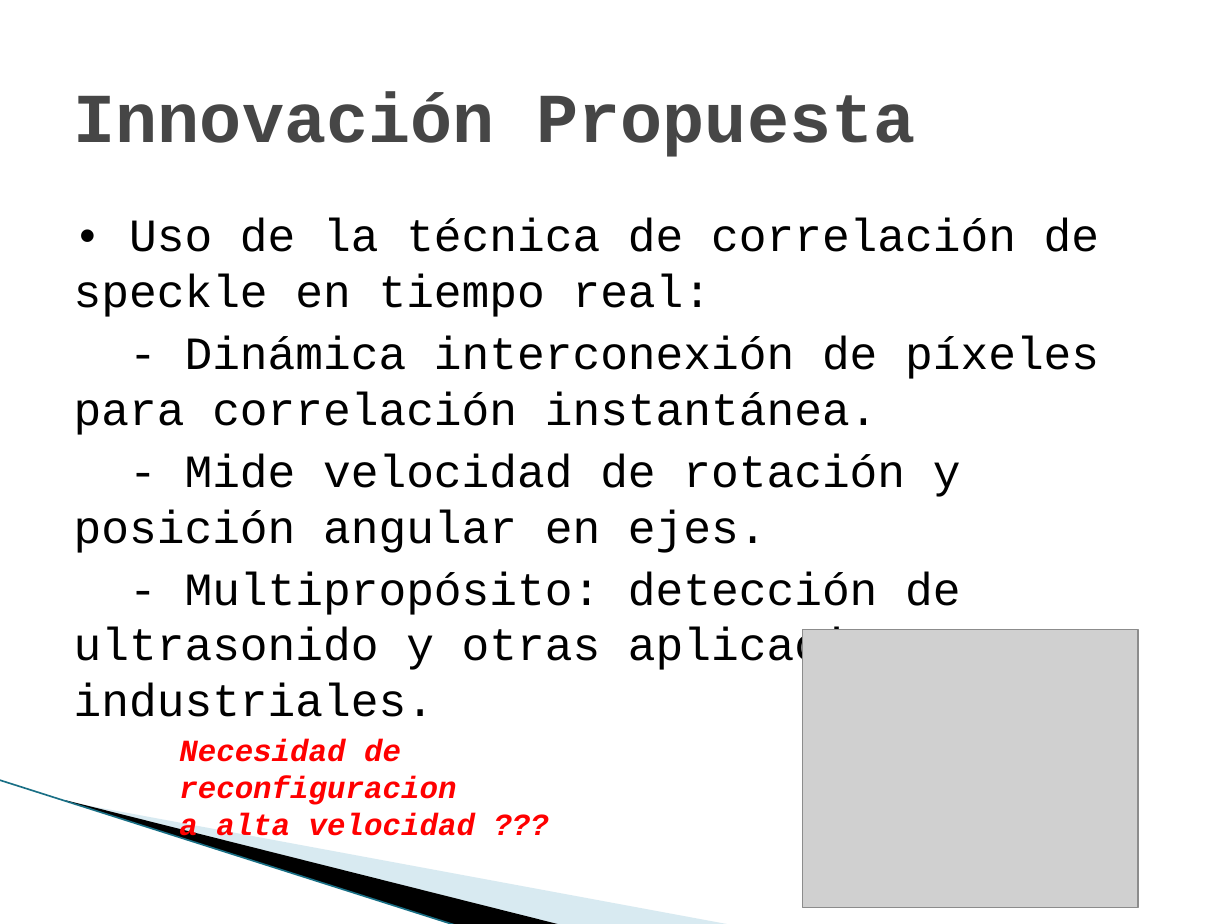
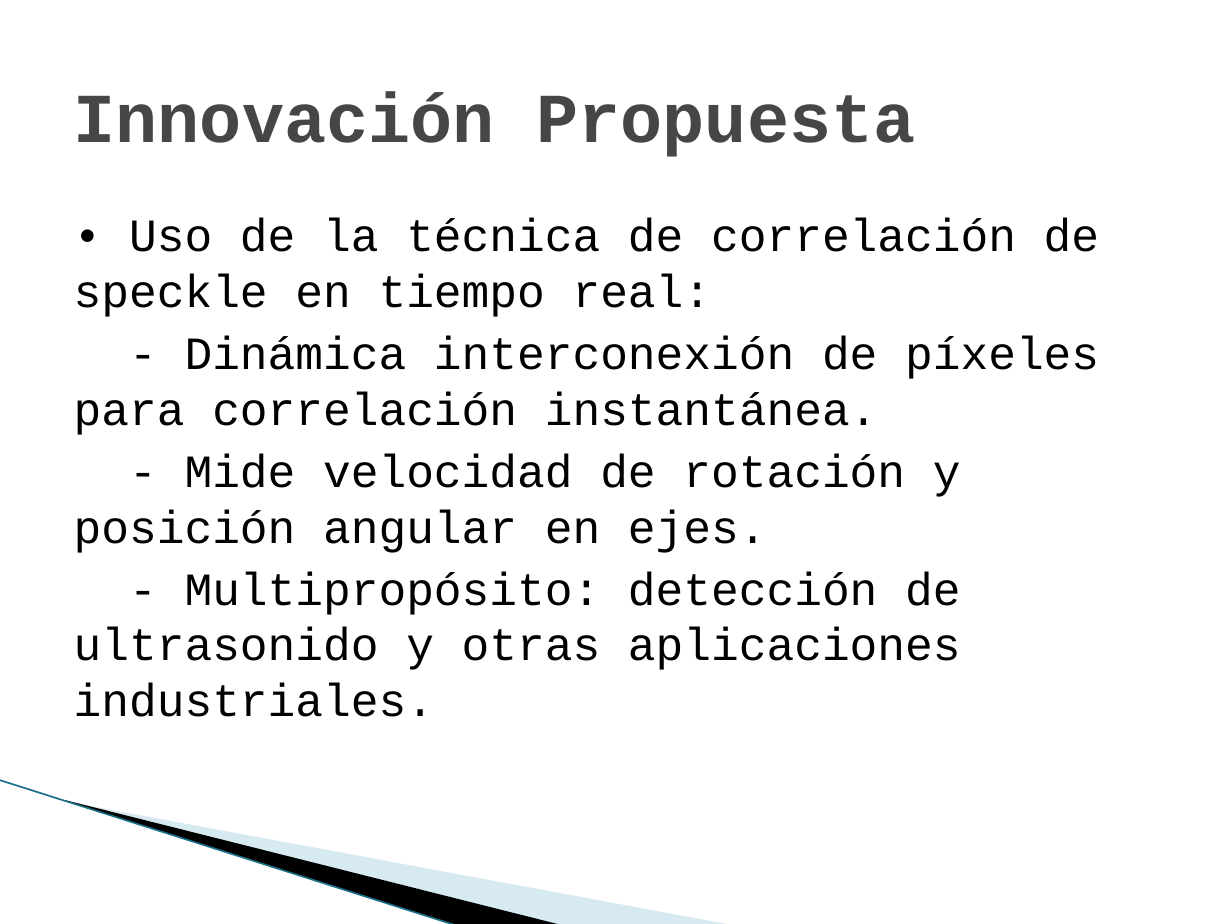
Before and after one commit to marianomorel/maestria-repo, a slide deck: slide 10 of sensores_cmos_presentacion.pptx. Drawn at 1232x924 pixels with LibreOffice and Linux fonts; fonts in the diff are those of the drawing; grey boxes stand for pictures; background and template pictures are left out. Boxes give left, top, right and bottom in pixels: in the first picture for what was removed or moved away, otherwise in the second. Text is boxed around its words. In the diff, an @@ line names an element or a change of style, - is before the commit and + after.

```diff
--- a/sensores_cmos_presentacion.pptx
+++ b/sensores_cmos_presentacion.pptx
@@ picture removed at [802,630,1137,908] @@
@@ text removed at [179,739,475,844] @@
-Necesidad de reconfiguracion
-a alta velocidad ???
```
Also in this commit, not shown: 7 other slides changed, 1 slide added, 2 other files.
